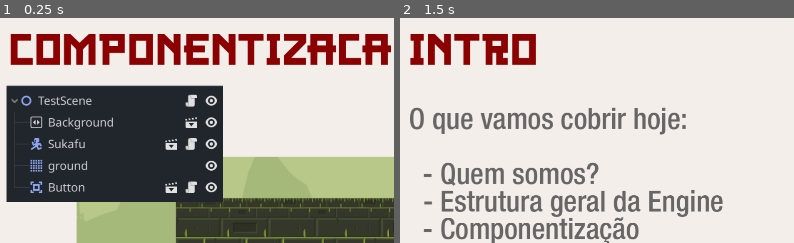
Above: before the commit, frames 1-2 (left to right).
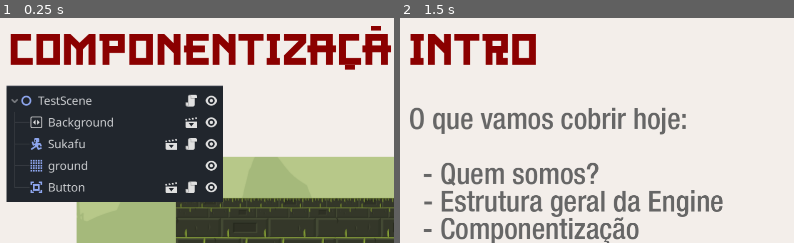
Above: after the commit, the same moments.

Repository: SukafuTeam/unity-to-godot-presentation
Game: Godot game, scene res://slides/slide_8.tscn
The game is run twice, just before and just after one commit, with the same random seed, the same clock (stepped at 60 frames per second) and the same inputs. This scene is started directly instead of the project's main scene.
Inputs (mouse positions are % of the whole screen's width and height, from its top left):
- Up to frame 1 (0.25 s): no input
- Up to frame 2 (1.5 s): tap Enter at 0.5 s; move the mouse to (72, 45) at 0.52 s; hold Right (right) from 0.53 s (still down); tap X (dash) at 0.6 s; tap Z (jump) at 0.77 s; tap Space at 1.25 s; move the mouse to (29, 55) at 1.27 s; click (29, 55) at 1.35 s
The pictures show only the part of the screen within x 0-50%, y 3-53%; the shares and areas given below are measured in that part.

The runs differ from the first frame. In frame 1, 0.1% of the frame differs, in the area x 87-97%, y 3-24%; in frame 2, nothing differs.

Commit message:
- More accents

Diff:
--- a/slides/slide_4.tscn
+++ b/slides/slide_4.tscn
@@ -35,3 +35,10 @@
 position = Vector2(864, 688)
 scale = Vector2(0.879147, 0.879147)
 texture = ExtResource("5_hpkmc")
+
+[node name="Accent" type="ColorRect" parent="."]
+offset_left = 347.0
+offset_top = 146.0
+offset_right = 371.0
+offset_bottom = 157.0
+color = Color(0.545098, 0, 0, 1)
--- a/slides/slide_5.tscn
+++ b/slides/slide_5.tscn
@@ -42,3 +42,10 @@
   - Foco apenas em como \"como faço isso aqui\"
       - Mais fácil de aprender nodes específicos da engine
       - Onboarding mais intuitivo com a API nova"
+
+[node name="Accent" type="ColorRect" parent="."]
+offset_left = 347.0
+offset_top = 146.0
+offset_right = 371.0
+offset_bottom = 157.0
+color = Color(0.545098, 0, 0, 1)
--- a/slides/slide_8.tscn
+++ b/slides/slide_8.tscn
@@ -57,3 +57,17 @@
 [node name="Line2" type="Line2D" parent="."]
 points = PackedVector2Array(1360, 784, 896, 928)
 default_color = Color(0.545098, 0, 0, 1)
+
+[node name="Accent" type="ColorRect" parent="."]
+offset_left = 856.0
+offset_top = 146.0
+offset_right = 880.0
+offset_bottom = 157.0
+color = Color(0.545098, 0, 0, 1)
+
+[node name="Accent2" type="ColorRect" parent="."]
+offset_left = 920.0
+offset_top = 53.0
+offset_right = 944.0
+offset_bottom = 64.0
+color = Color(0.545098, 0, 0, 1)
